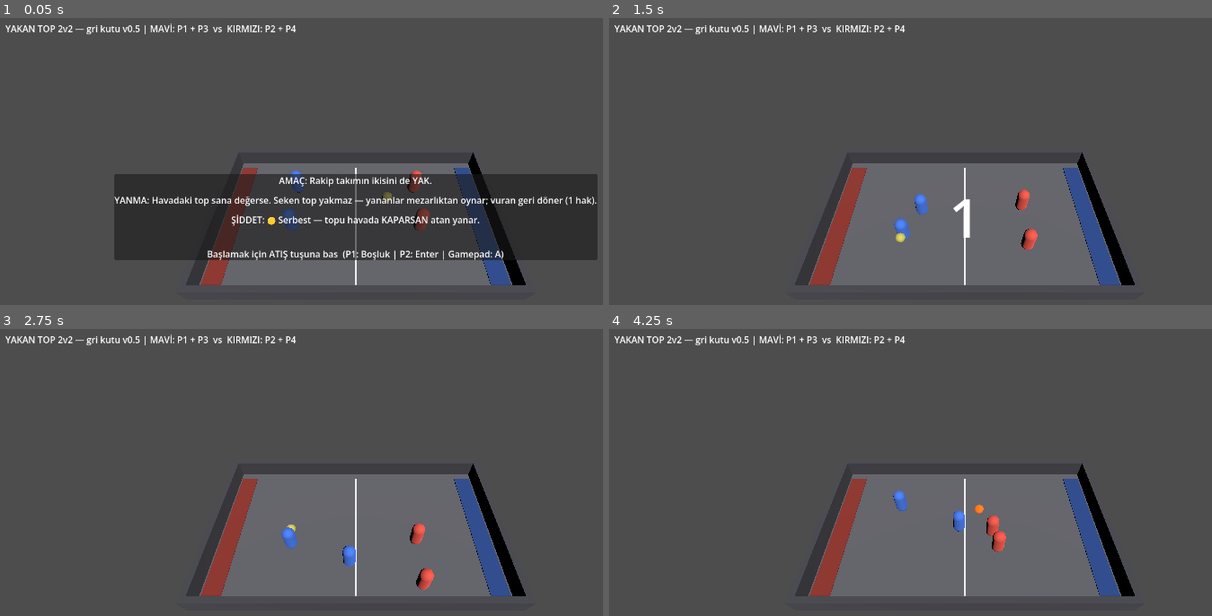
Above: before the commit, frames 1-4 (two rows, left to right).
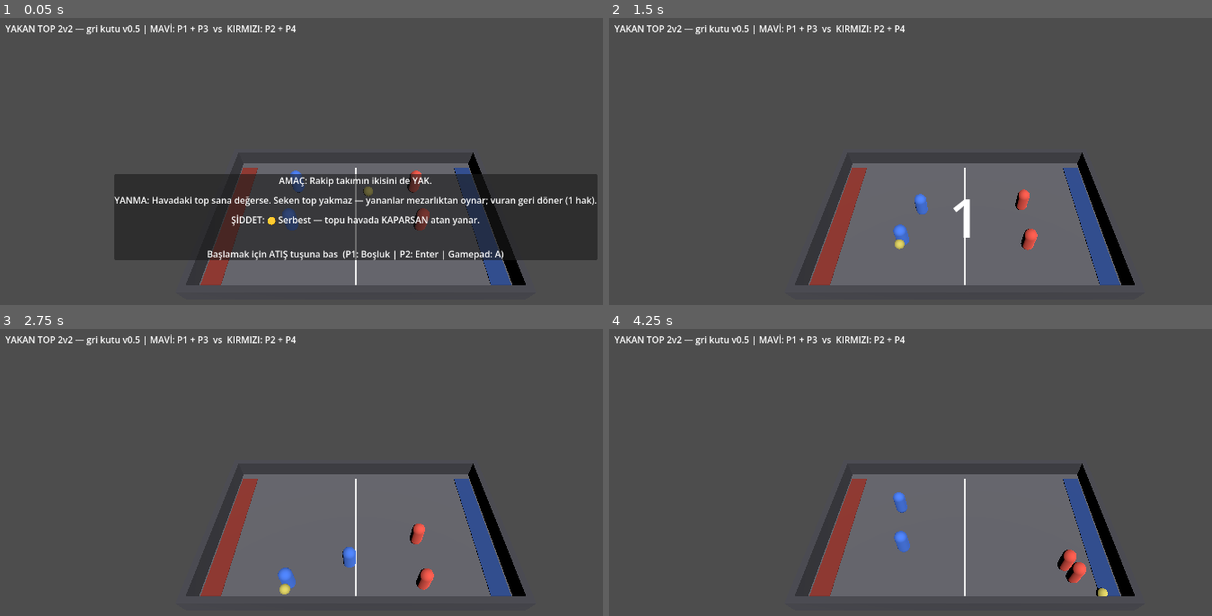
Above: after the commit, the same moments.

Repository: Mchd2323/Sobe
Game: Godot game, scene res://main.tscn
Same seed, same stepped clock (60 frames per second), same inputs: the game is played once before the commit and once after it.
Inputs:
- Up to frame 1 (0.05 s): no input
- Up to frame 2 (1.5 s): tap Enter at 0.5, 1.35 s; hold D 0.53-1.28 s; hold R 0.53-1.28 s; tap Space at 0.77 s; hold S from 1.28 s (still down)
- Up to frame 3 (2.75 s): tap Space at 1.52 s; release S at 2.03 s; hold D from 2.03 s (still down); hold R from 2.03 s (still down)
- Up to frame 4 (4.25 s): tap Space at 2.75, 3.02, 3.77 s; release D at 2.78 s; release R at 2.78 s; hold W 2.78-3.53 s; tap Enter at 2.85 s; hold A from 3.53 s (still down); hold R from 3.53 s (still down)

The runs differ from the first frame. In frame 1, less than 0.1% of the frame differs, in the area x 60-65%, y 58-64%; in frame 2, 0.2%; in frame 3, 0.4%; in frame 4, 1.0%, in the area x 47-83%, y 56-94%.

Commit message:
Topla kosma, kosede olen top ve CI watchdog duzeltmeleri
Kanepe geri bildirimi (kullanici tespitleri):

1. TOPLA KOSULAMIYORDU. 'Top elimdeyken hareket edemiyorum, WASD sadece yon
   gosteriyor.' Tutulan top hala kati cisimdi ve oyuncunun tam 0.7 m onunde
   duruyordu; oyuncu yaricapi 0.4 + top 0.3 = 0.7, yani tam temas noktasi.
   Oyuncu her adimda kendi topuna surtunuyordu. Artik elde tutulurken topun
   carpisma sekli kapatiliyor, atinca geri aciliyor.

2. KOSEDEKI TOPU BOTLAR ALMIYORDU (insan alabiliyordu). Iki sebep:
   - Topun sicramasi yoktu (physics_material_override tanimsiz = bounce 0),
     duvara degince kosede oluyordu. BALL_BOUNCE=0.45 (kullanicinin onerisi).
   - Bot uzanma menzili insanindan dardi: PICKUP_RADIUS*0.9 (1.35 m) vs 1.5 m.
     Aradaki 15 cm'lik olu bant tam kosede devreye giriyordu. Esitlendi.

3. CI WATCHDOG 120 -> 180 sn. Run #4 kirmiziydi cunku mesru bir mac 120 sn'yi
   asti. Watchdog kilitlenmeyi yakalamali (o hic bitmez), yavas maci degil.
   Sinir en uzun mesru macin belirgin ustunde olmali.

Olculen taban (4.7.2, saf 2v2 bot, 6 mac): kilitlenme yok, sure 15.1-60.0 sn
(ort. 34.5 sn). Tempo kendiliginden duzeldi - v0.5'te ort 56.4 / max 116 idi.
Sekme + esit menzil sayesinde top kosede olmuyor, 6 sn'lik sahipsiz-top
beklemeleri buyuk olcude kalkti.

Co-Authored-By: Claude Opus 5 <noreply@anthropic.com>
Claude-Session: https://claude.ai/code/session_01MTxNxqcJsn6a9ejp78rqrm

Diff:
--- a/scripts/autotest.gd
+++ b/scripts/autotest.gd
@@ -7,7 +7,11 @@
 # Çıktı: "SONUC: kazanan=<takım> sure=<sn>" + çıkış kodu 0
 #        kilitlenirse "SONUC: KILITLENDI ..." + çıkış kodu 1
 
-const WATCHDOG := 120.0
+# Watchdog'un işi KİLİTLENMEYİ yakalamak, yavaş maçı cezalandırmak değil.
+# Gerçek bir kilitlenme hiç bitmez; yavaş bir maç biter. Sınır, en uzun meşru
+# maçın belirgin şekilde üstünde olmalı — yoksa CI tempo değişiminde yanlış alarm
+# verir (120 sn sınırıyla tam da bu oldu: 116 sn'lik meşru maçlar sınıra dayandı).
+const WATCHDOG := 180.0
 
 var _game = null
 var _elapsed := 0.0
--- a/scripts/ball.gd
+++ b/scripts/ball.gd
@@ -15,6 +15,7 @@
 
 var _grace := 0.0             # atıştan hemen sonra atıcıyla teması yok say
 var _untouched := 0.0         # kimse dokunmadan geçen süre (kaybolma sigortası)
+var _shape: CollisionShape3D
 var _mesh: MeshInstance3D
 var _mat := StandardMaterial3D.new()
 
@@ -24,11 +25,17 @@
 	freeze_mode = RigidBody3D.FREEZE_MODE_KINEMATIC  # elde taşıma titremesin
 	body_entered.connect(_on_body_entered)
 
-	var shape := CollisionShape3D.new()
+	# Sekme: sönük top köşede ölmesin, duvardan geri gelsin.
+	var pm := PhysicsMaterial.new()
+	pm.bounce = Cfg.BALL_BOUNCE
+	pm.friction = 0.4
+	physics_material_override = pm
+
+	_shape = CollisionShape3D.new()
 	var s := SphereShape3D.new()
 	s.radius = 0.3
-	shape.shape = s
-	add_child(shape)
+	_shape.shape = s
+	add_child(_shape)
 
 	_mesh = MeshInstance3D.new()
 	var m := SphereMesh.new()
@@ -72,7 +79,12 @@
 func go_live() -> void:
 	live = true
 	freeze = false
+	_set_collision(true)
 	_untouched = 0.0
+
+func _set_collision(on: bool) -> void:
+	if _shape != null:
+		_shape.set_deferred("disabled", not on)
 
 func pick_up(player) -> void:
 	held_by = player
@@ -80,10 +92,15 @@
 	thrower = null
 	freeze = true
 	_untouched = 0.0
+	# ZORUNLU: elde tutulan topun çarpışması kapatılmalı. Top oyuncunun tam 0.7 m
+	# önünde durur; oyuncu yarıçapı 0.4 + top 0.3 = 0.7, yani tam temas noktası.
+	# Açık kalırsa oyuncu kendi topuna sürtünür ve topla koşamaz.
+	_set_collision(false)
 	_update_color()
 
 func throw_at(dir: Vector3, by_player) -> void:
 	held_by = null
+	_set_collision(true)
 	freeze = false
 	thrower = by_player
 	armed = true
--- a/scripts/bot_brain.gd
+++ b/scripts/bot_brain.gd
@@ -42,7 +42,7 @@
 		if target_ball != null:
 			var to_b: Vector3 = target_ball.global_position - player.global_position
 			move = Vector2(to_b.x, to_b.z).normalized()
-			if to_b.length() <= Cfg.PICKUP_RADIUS * 0.9:
+			if to_b.length() <= Cfg.PICKUP_RADIUS:
 				_action_flag = true
 		else:
 			# Bekleme pozisyonu: kendi bölgende hafif salın
--- a/scripts/constants.gd
+++ b/scripts/constants.gd
@@ -7,6 +7,7 @@
 const THROW_UP := 3.0            # atışa eklenen dikey hız
 const PICKUP_RADIUS := 1.5       # yerden top alma menzili
 const CATCH_RADIUS := 1.6        # havada kapma menzili (beceri penceresi)
+const BALL_BOUNCE := 0.45        # duvardan/zeminden geri gelme (0 = ölü top, köşede kalır)
 const BALL_RESET_TIME := 6.0     # topa bu kadar sn dokunulmazsa ortaya döner
 
 # SAYIŞMA: top ortada doğmaz, bir takıma VERİLİR. Geri sayım boyunca iki taraf da
Not shown, changed: README.md
